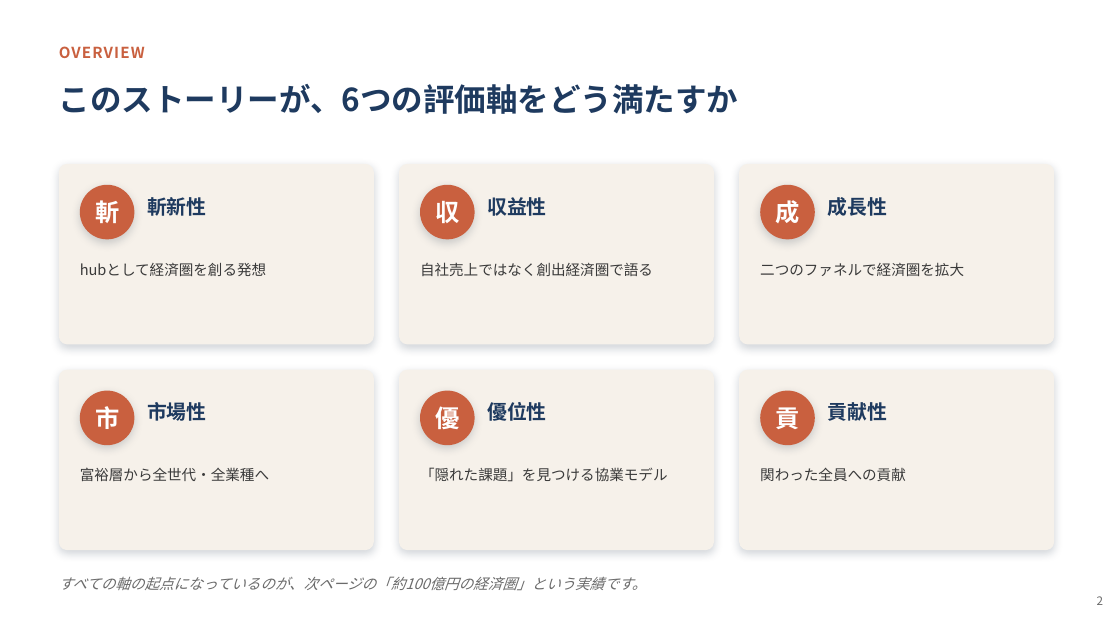
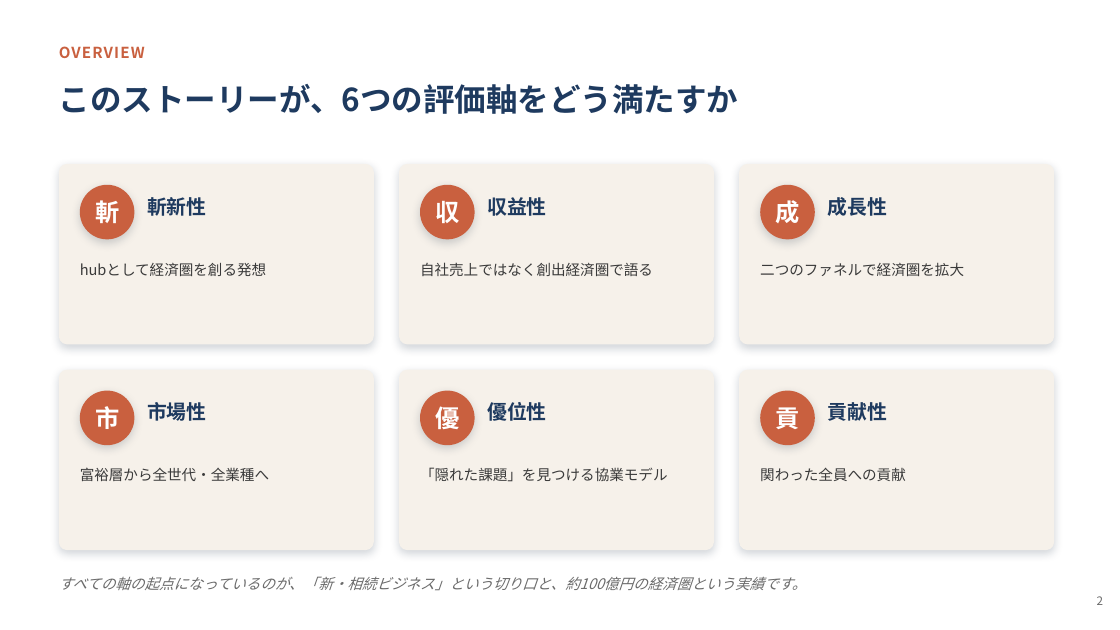
Before and after one commit to Megu124/tsunagusouzoku, a slide deck: slide 2 of manuscript/革新ビジネスアワード2026_ファイナル_100億市場ストーリー整理.pptx. Drawn at 1120x630 pixels with LibreOffice and Linux fonts; fonts in the diff are those of the drawing. Boxes give left, top, right and bottom in pixels: in the first picture for what was removed or moved away, otherwise in the second. Text is boxed around its words. In the diff, an @@ line names an element or a change of style, - is before the commit and + after.

```diff
--- a/manuscript/革新ビジネスアワード2026_ファイナル_100億市場ストーリー整理.pptx
+++ b/manuscript/革新ビジネスアワード2026_ファイナル_100億市場ストーリー整理.pptx
@@ text at [59, 576, 807, 590]: text changed @@
-すべての軸の起点になっているのが、次ページの「約100億円の経済圏」という実績です。
+すべての軸の起点になっているのが、「新・相続ビジネス」という切り口と、約100億円の経済圏という実績です。
```
Also in this commit, not shown: 9 other slides changed, 3 slides added, 1 other file.
